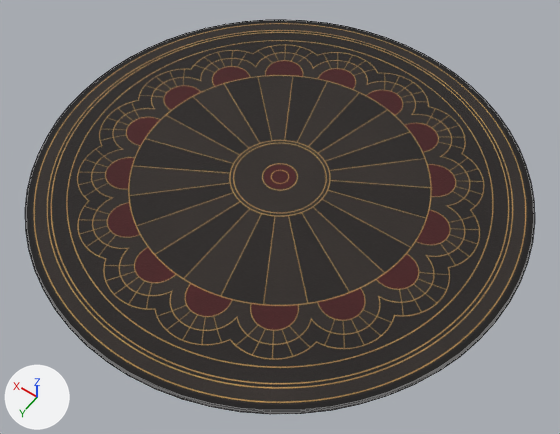
Renders of the Blender file Packages/com.loopland.game/Art/Rug/Tools~/Rug_Round.blend from each side of a commit.
Rendered twice from a 50 mm lens placed at (-2.89, 4.05, 5.76), pointed at (-0.17, 0.24, -0.21). Every picture has the same lights, and +X, +Y and +Z are marked at lower left. The first picture is the older version. Mesh edges are drawn as thin lines.

In view in the first picture: 'Rug_Round'.
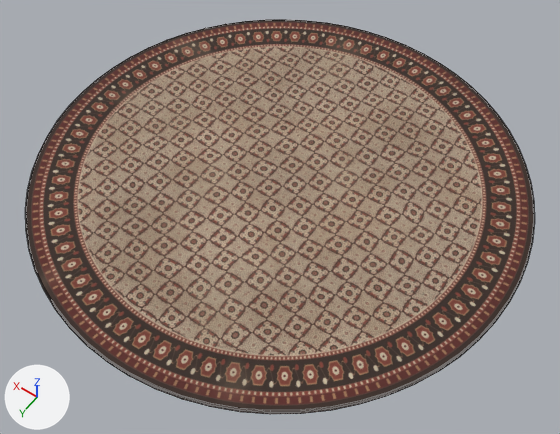
What differs and where, as boxes [x1, y1, x2, y2] in the pictures (560 x 434 px):
'Rug_Round', recoloured (black to beige): [25, 20, 535, 414] in both

Patch to the scene script:
```diff
--- a/Packages/com.loopland.game/Art/Rug/Tools~/Rug_Round.blend.py
+++ b/Packages/com.loopland.game/Art/Rug/Tools~/Rug_Round.blend.py
@@ img_rug_persian_albedo_png @@
+img_rug_persian_albedo_png = load_image('Rug_Persian_Albedo.png', '../Textures/Rug_Persian_Albedo.png', 2048, 2048, 'sRGB')
@@ mat_rug_persian @@
+mat_rug_persian = principled_material('Rug_Persian')
+mat_rug_persian.texture = img_rug_persian_albedo_png
+mat_rug_persian.roughness = 0.88
@@ me_rug_round @@
 me_rug_round.from_pydata(...)  # 384 vertices, 321 faces; spans x -2.43..2.43, y -2.43..2.43, z 0.0..0.04
-me_rug_round.materials.append(mat_rug_deco)
+me_rug_round.materials.append(mat_rug_persian)  # picture img_rug_persian_albedo_png
```
